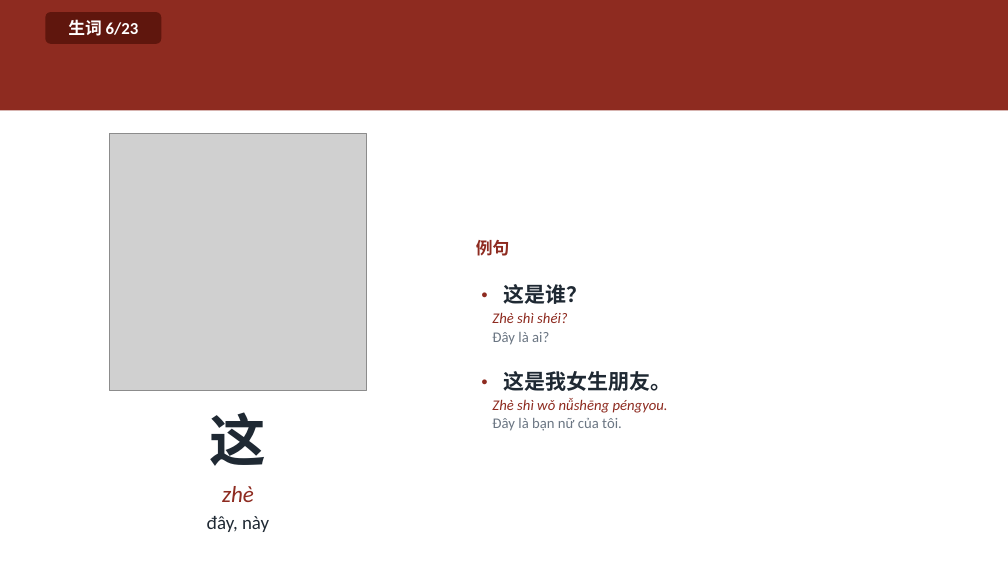
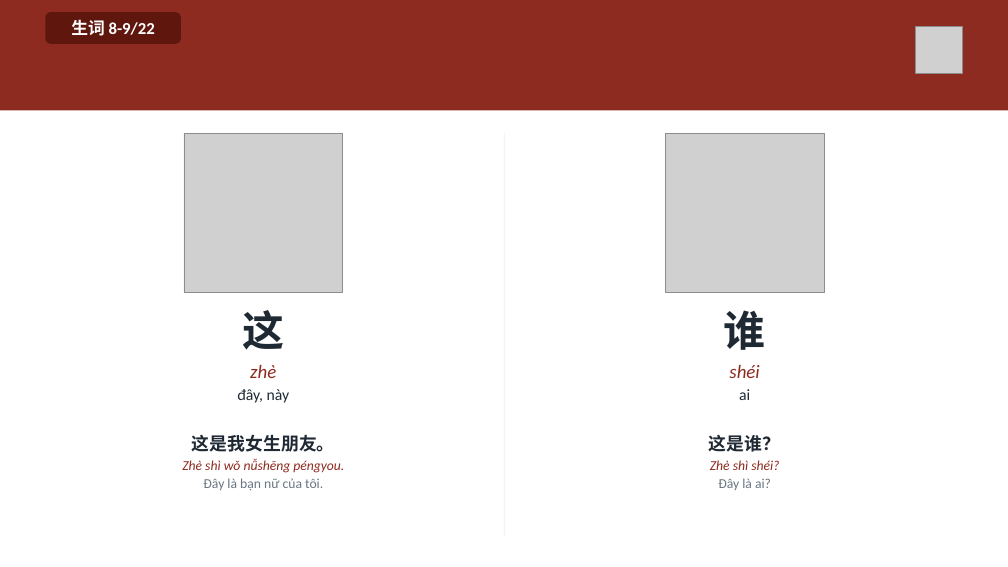
Before and after one commit to HuyenNguyen911/chinese-learning-os, a slide deck: slide 8 of output/hsk1/buoi03_quoctich/slide/Buoi-03-Quoctich.pptx. Drawn at 1008x567 pixels with LibreOffice and Linux fonts; fonts in the diff are those of the drawing; grey boxes stand for pictures. Boxes give left, top, right and bottom in pixels: in the first picture for what was removed or moved away, otherwise in the second. Text is boxed around its words. In the diff, an @@ line names an element or a change of style, - is before the commit and + after.

```diff
--- a/output/hsk1/buoi03_quoctich/slide/Buoi-03-Quoctich.pptx
+++ b/output/hsk1/buoi03_quoctich/slide/Buoi-03-Quoctich.pptx
@@ rounded rectangle "生词 8-9/22": place and size @@
-rounded rectangle "生词 8-9/22" at bbox=[45, 12, 161, 44]
+rounded rectangle "生词 8-9/22" at bbox=[45, 12, 181, 44]
@@ text in rounded rectangle at bbox=[71, 19, 155, 36]: text changed @@
-生词 6/23
+生词 8-9/22
@@ picture added at bbox=[916, 26, 963, 73] @@
@@ picture: place and size @@
-picture at bbox=[110, 133, 367, 390]
+picture at bbox=[184, 133, 343, 292]
@@ rectangle added at bbox=[504, 133, 505, 537], fill #F4F5F7 @@
@@ picture added at bbox=[665, 133, 824, 292] @@
@@ text "这": place and size @@
-text "这" at bbox=[207, 412, 269, 532]
+text "这" at bbox=[237, 310, 290, 403]
@@ text "这" at bbox=[237, 310, 290, 403]: size 54 to 40 pt in "这"; size 22 to 18 pt in "zhè"; size 18 to 15 pt in "đây, này"; less space between paragraphs; vertical alignment middle to top @@
@@ text added at bbox=[724, 310, 766, 400], 18 pt, text #8E2B20, italic @@
+谁
+shéi
+ai
@@ text "这是我女生朋友。": place and size @@
-text "这是我女生朋友。" at bbox=[476, 240, 671, 431]
+text "这是我女生朋友。" at bbox=[182, 434, 344, 490]
@@ text "这是我女生朋友。" at bbox=[182, 434, 344, 490]: vertical alignment middle to top @@
@@ text at bbox=[192, 434, 335, 452]: text changed; size 14 to 17 pt; text colour #8E2B20 to #1F2933; bold on @@
-例句
-• 这是谁？
-Zhè shì shéi?
-Đây là ai?
-• 这是我女生朋友。
+这是我女生朋友。
@@ text added at bbox=[709, 435, 780, 490], 13 pt, text #8E2B20 @@
+这是谁？
+Zhè shì shéi?
+Đây là ai?
@@ text at bbox=[182, 458, 344, 490]: size 14 to 13 pt in "Zhè shì wǒ nǚshēng péngyou.", "Đây là bạn nữ của tôi."; alignment left to centre; more space between paragraphs @@
```
Also in this commit, not shown: 15 other slides changed, 21 slides added, 14 slides removed, 55 other files.
